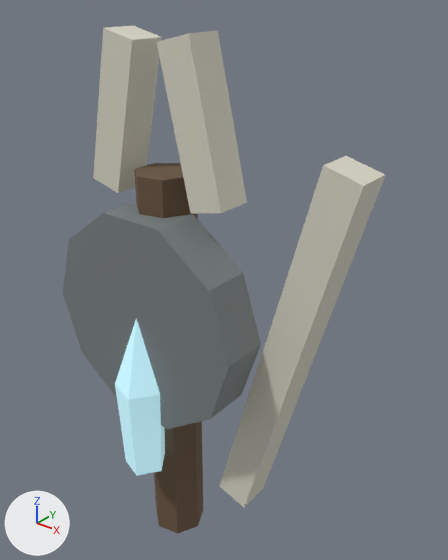
The Blender file assets/models/source/spirit-fetish-warrior.blend, before and after one commit.
Camera for both pictures: a camera (50 mm lens) standing at (0.658, -0.676, 0.987) and looking at (0.089, 0.035, 0.547). The lights are fixed; the arrows at lower left show +X, +Y and +Z. The picture after the commit comes second.

The older version as bpy lines, for what is in view:
```python
ob_helm_left = bpy.data.objects.new('helm-left', me_helm_left)
ob_helm_left.location = (-0.08, 0.0, 0.8)
ob_helm_right = bpy.data.objects.new('helm-right', me_helm_right)
ob_helm_right.location = (0.08, 0.0, 0.8)
ob_shield = bpy.data.objects.new('shield', me_shield)
ob_shield.location = (0.0, -0.04, 0.48)
ob_spine = bpy.data.objects.new('spine', me_spine)
ob_spine.location = (0.002, 0.0, 0.36)
ob_spirit_chip = bpy.data.objects.new('spirit-chip', me_spirit_chip)
ob_spirit_chip.location = (0.004, -0.08, 0.345)
ob_sword = bpy.data.objects.new('sword', me_sword)
ob_sword.location = (0.22, 0.03, 0.45)
```
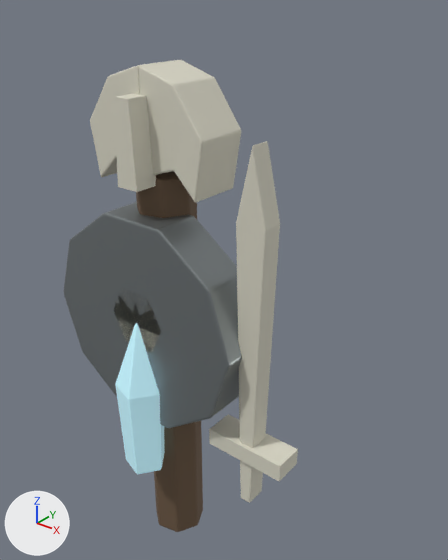
The change, as a diff of the scene's bpy script:
```diff
--- a/assets/models/source/spirit-fetish-warrior.blend.py
+++ b/assets/models/source/spirit-fetish-warrior.blend.py
@@ mat_magenheim_world_artifact_spirit_fetish_warrior_iron @@
 mat_magenheim_world_artifact_spirit_fetish_warrior_iron.metallic = 0.58
-mat_magenheim_world_artifact_spirit_fetish_warrior_iron.roughness = 0.76
+mat_magenheim_world_artifact_spirit_fetish_warrior_iron.roughness = 0.34
@@ mat_magenheim_world_artifact_spirit_fetish_warrior_crystal @@
 mat_magenheim_world_artifact_spirit_fetish_warrior_crystal.emission_color = (0.21, 0.344, 0.386)  # greyish cyan #7e9ea7
-mat_magenheim_world_artifact_spirit_fetish_warrior_crystal.emission_strength = 1.0
+mat_magenheim_world_artifact_spirit_fetish_warrior_crystal.emission_strength = 0.65
@@ me_sword @@
-me_sword.from_pydata(...)  # 8 vertices, 12 faces; spans x -0.114..0.114, y -0.03..0.03, z -0.327..0.327
+me_sword.from_pydata(...)  # 10 vertices, 7 faces; spans x -0.025..0.025, y -0.018..0.018, z -0.3..0.3
+# me_sword part 1: the whole mesh is rebuilt
 me_sword.materials.append(mat_magenheim_world_artifact_spirit_fetish_warrior_bone)
@@ me_helm_left @@
-me_helm_left.from_pydata(...)  # 8 vertices, 12 faces; spans x -0.056..0.056, y -0.03..0.03, z -0.124..0.124
+me_helm_left.from_pydata(...)  # 12 vertices, 8 faces; spans x -0.058..0.058, y -0.045..0.045, z -0.09..0.09
+# me_helm_left part 2: the whole mesh is rebuilt
 me_helm_left.materials.append(mat_magenheim_world_artifact_spirit_fetish_warrior_bone)
@@ me_helm_right @@
-me_helm_right.from_pydata(...)  # 8 vertices, 12 faces; spans x -0.056..0.056, y -0.03..0.03, z -0.124..0.124
+me_helm_right.from_pydata(...)  # 12 vertices, 8 faces; spans x -0.058..0.058, y -0.045..0.045, z -0.09..0.09
+# me_helm_right part 3: the whole mesh is rebuilt
 me_helm_right.materials.append(mat_magenheim_world_artifact_spirit_fetish_warrior_bone)
@@ me_helmet_nasal_carved @@
+me_helmet_nasal_carved.from_pydata([(-0.014, -0.02, 0.065), (0.014, -0.02, 0.065), (0.02, -0.02, -0.065), (-0.02, -0.02, -0.065), (-0.014, 0.02, 0.065), (0.014, 0.02, 0.065), (0.02, 0.02, -0.065), (-0.02, 0.02, -0.065)], [], [(3, 2, 1, 0), (4, 5, 6, 7), (0, 1, 5, 4), (1, 2, 6, 5), (2, 3, 7, 6), (3, 0, 4, 7)])
+me_helmet_nasal_carved.materials.append(mat_magenheim_world_artifact_spirit_fetish_warrior_bone)  # light grey #dad7c7
@@ ob_sword @@
 ob_sword = bpy.data.objects.new('sword', me_sword)
-ob_sword.location = (0.22, 0.03, 0.45)
+ob_sword.location = (0.2, -0.03, 0.5)
+_m = ob_sword.modifiers.new('Crafted edge chamfer', 'BEVEL')
+_m.width = 0.0027
+_m.width_pct = 0.0027
+_m.segments = 2
+_m.angle_limit = 0.454
@@ ob_helm_left @@
 ob_helm_left = bpy.data.objects.new('helm-left', me_helm_left)
-ob_helm_left.location = (-0.08, 0.0, 0.8)
+ob_helm_left.location = (-0.058, 0.0, 0.79)
@@ ob_helm_right @@
 ob_helm_right = bpy.data.objects.new('helm-right', me_helm_right)
-ob_helm_right.location = (0.08, 0.0, 0.8)
+ob_helm_right.location = (0.058, 0.0, 0.79)
+_m = ob_helm_right.modifiers.new('Crafted edge chamfer', 'BEVEL')
+_m.width = 0.0027
+_m.width_pct = 0.0027
+_m.segments = 2
+_m.angle_limit = 0.454
@@ ob_spirit_chip @@
 ob_spirit_chip.location = (0.004, -0.08, 0.345)
+_m = ob_spirit_chip.modifiers.new('Crafted edge chamfer', 'BEVEL')
+_m.width = 0.00366
+_m.width_pct = 0.00366
+_m.segments = 2
+_m.angle_limit = 0.454
@@ ob_sword_guard @@
+ob_sword_guard = bpy.data.objects.new('sword-guard', me_sword_guard_carved)  # a box spanning x -0.07..0.07, y -0.025..0.025, z -0.015..0.015; in mat_magenheim_world_artifact_spirit_fetish_warrior_bone (light grey #dad7c7)
+ob_sword_guard.location = (0.2, -0.03, 0.305)
@@ ob_shield_boss @@
+ob_shield_boss = bpy.data.objects.new('shield-boss', me_shield_boss_carved)  # 12 vertices, 8 faces; spans x -0.055..0.055, y -0.025..0.025, z -0.05..0.05; in mat_magenheim_world_artifact_spirit_fetish_warrior_bone (light grey #dad7c7)
+ob_shield_boss.location = (0.0, -0.055, 0.49)
@@ ob_helmet_nasal @@
+ob_helmet_nasal = bpy.data.objects.new('helmet-nasal', me_helmet_nasal_carved)
+ob_helmet_nasal.location = (0.0, -0.06, 0.775)
```

Boxes (x1, y1, x2, y2) around the edits, measured in the pictures (448 x 560 px):
'shield', surface changed: (64, 205, 242, 428) in both
'sword', reshaped, moved, modifiers changed (73% narrower): before (219, 156, 385, 507); after (236, 141, 280, 503)
'helm-right', reshaped, moved, modifiers changed (13% wider, 22% shorter): before (157, 31, 247, 213); after (139, 60, 241, 202)
'helm-left', reshaped, moved: before (93, 26, 162, 193); after (90, 60, 177, 177)
'spirit-chip', surface changed: (115, 323, 165, 474) in both
'helmet-nasal', added: after (114, 94, 156, 192)
'sword-guard', added: after (209, 414, 298, 482)
'shield-boss', added: after (113, 290, 161, 353)
